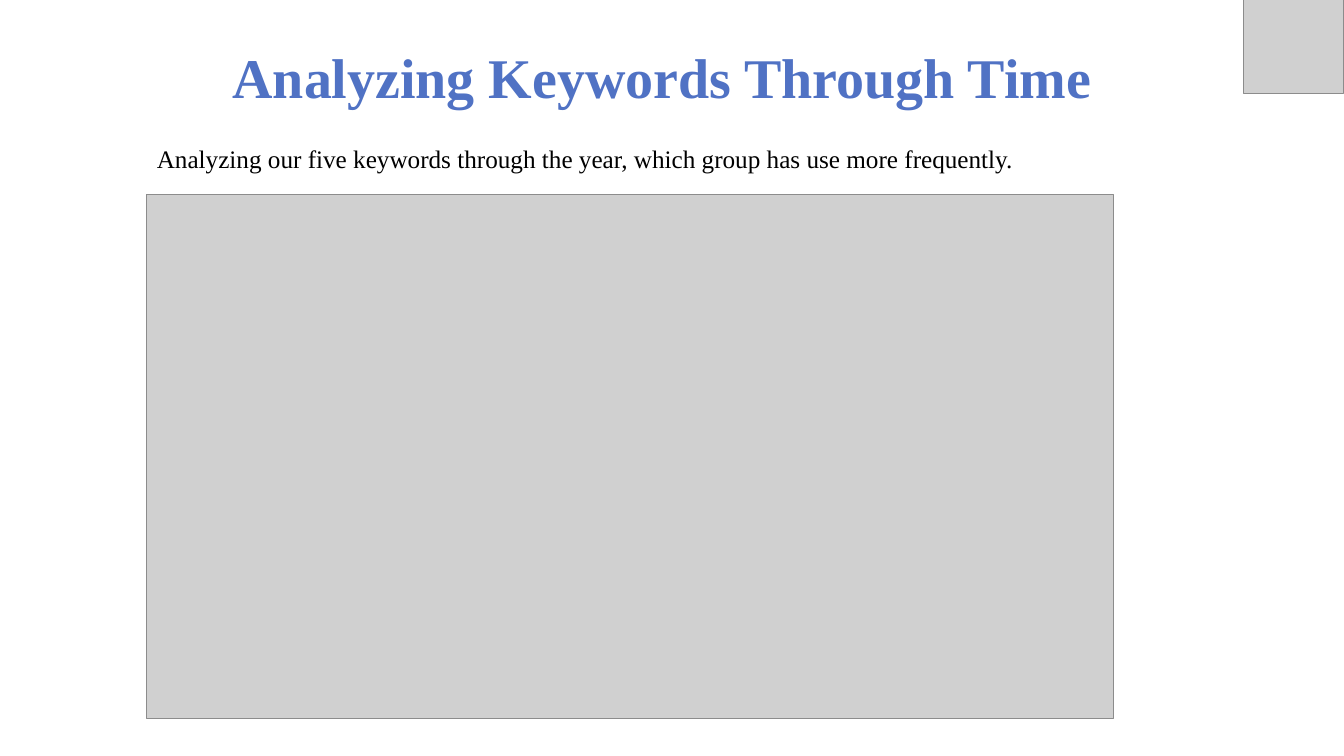
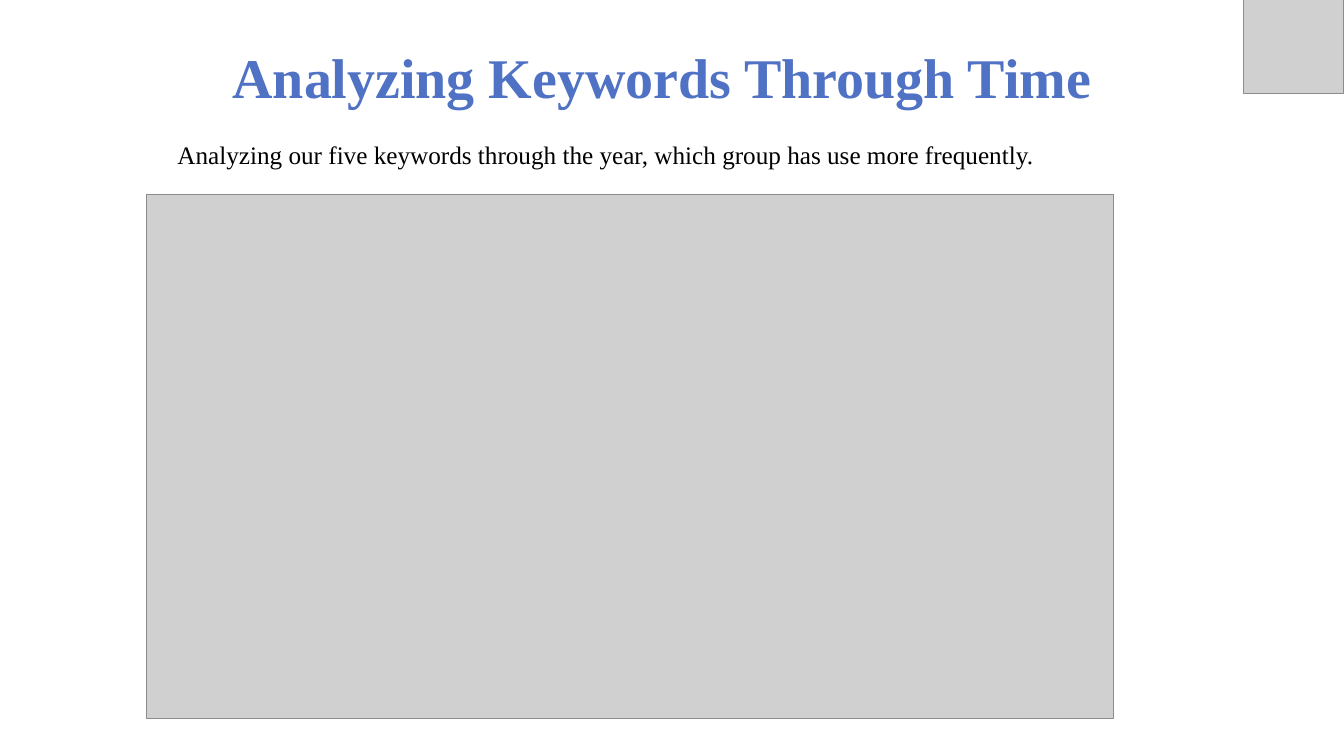
Before and after one commit to Saboor-Hamedi/Master-Thesis, a slide deck: slide 26 of thesis presentation/Thesis Presetation.pptx (slide 29 before the commit). Drawn at 1344x756 pixels with LibreOffice and Linux fonts; fonts in the diff are those of the drawing; grey boxes stand for pictures; background and template pictures are left out. Boxes give left, top, right and bottom in pixels: in the first picture for what was removed or moved away, otherwise in the second. Text is boxed around its words. In the diff, an @@ line names an element or a change of style, - is before the commit and + after.

```diff
--- a/thesis presentation/Thesis Presetation.pptx
+++ b/thesis presentation/Thesis Presetation.pptx
@@ text "Analyzing our five keywords through ...": place and size @@
-text "Analyzing our five keywords through ..." at bbox=[157, 150, 1012, 174]
+text "Analyzing our five keywords through ..." at bbox=[177, 146, 1033, 170]
```
Also in this commit, not shown: 15 other slides changed, 2 slides added, 4 slides removed.
